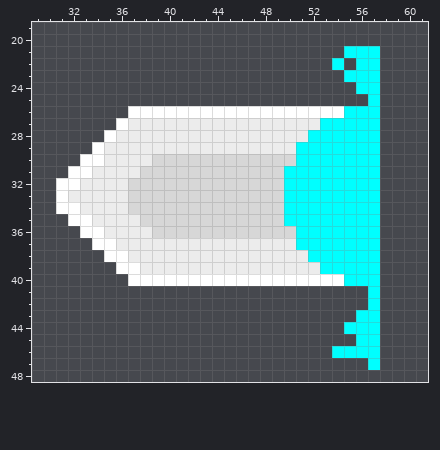
Two versions of one pixel-art sprite, sprites/sHitSpark/layers/167ef8bc-5f64-4495-9c10-add9d98397f8/d0f799e6-3b65-4eb4-a51a-a14cfdf9354d.png. The first picture shows the starting point.
The file is 64x64 pixels. Shown: x 29..61, y 19..48.
After the commit:
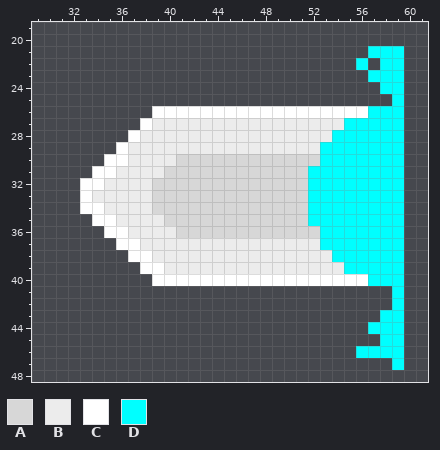
Palette (. is transparent): A #d7d7d7  B #ececec  C #ffffff  D #00ffff
Difference:
y 21: x 55..56 DD -> ..; x 58..59 .. -> DD
y 22: x 54 D -> .; x 57..59 D.. -> .DD
y 23: x 55..56 DD -> ..; x 58..59 .. -> DD
y 24: x 56..59 DD.. -> ..DD
y 25: x 57 D -> .; x 59 . -> D
y 26: x 37..38 CC -> ..; x 55..56 DD -> CC; x 58..59 .. -> DD
y 27: x 36..38 CBB -> ..C; x 53..54 DD -> BB; x 58..59 .. -> DD
y 28: x 35..37 CBB -> ..C; x 52..53 DD -> BB; x 58..59 .. -> DD
y 29: x 34..36 CBB -> ..C; x 51..52 DD -> BB; x 58..59 .. -> DD
y 30: x 33..36 CCBB -> ..CC; x 39..40 AA -> BB; x 51..52 DD -> AA; x 58..59 .. -> DD
y 31: x 32..35 CCBB -> ..CC; x 38..39 AA -> BB; x 50..51 DD -> AA; x 58..59 .. -> DD
y 32: x 31..34 CCBB -> ..CC; x 37..38 AA -> BB; x 50..51 DD -> AA; x 58..59 .. -> DD
y 33: x 31..33 CBB -> ..C; x 37..38 AA -> BB; x 50..51 DD -> AA; x 58..59 .. -> DD
y 34: x 31..34 CCBB -> ..CC; x 37..38 AA -> BB; x 50..51 DD -> AA; x 58..59 .. -> DD
y 35: x 32..35 CCBB -> ..CC; x 38..39 AA -> BB; x 50..51 DD -> AA; x 58..59 .. -> DD
y 36: x 33..36 CCBB -> ..CC; x 39..40 AA -> BB; x 51..52 DD -> AA; x 58..59 .. -> DD
y 37: x 34..37 CCBB -> ..CC; x 51..52 DD -> BB; x 58..59 .. -> DD
y 38: x 35..38 CCBB -> ..CC; x 52..53 DD -> BB; x 58..59 .. -> DD
y 39: x 36..39 CCBB -> ..CC; x 53..54 DD -> BB; x 58..59 .. -> DD
y 40: x 37..38 CC -> ..; x 55..56 DD -> CC; x 58..59 .. -> DD
y 41..42: x 57 D -> .; x 59 . -> D
y 43: x 56..59 DD.. -> ..DD
y 44: x 55..56 DD -> ..; x 58..59 .. -> DD
y 45: x 56..59 DD.. -> ..DD
y 46: x 54..55 DD -> ..; x 58..59 .. -> DD
y 47: x 57 D -> .; x 59 . -> D
